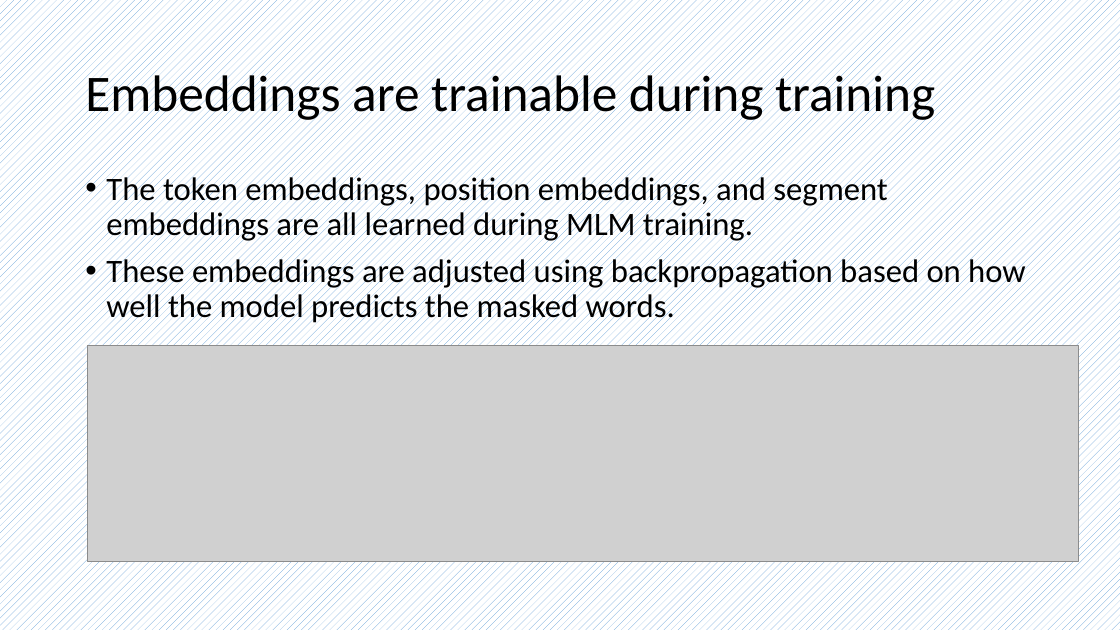
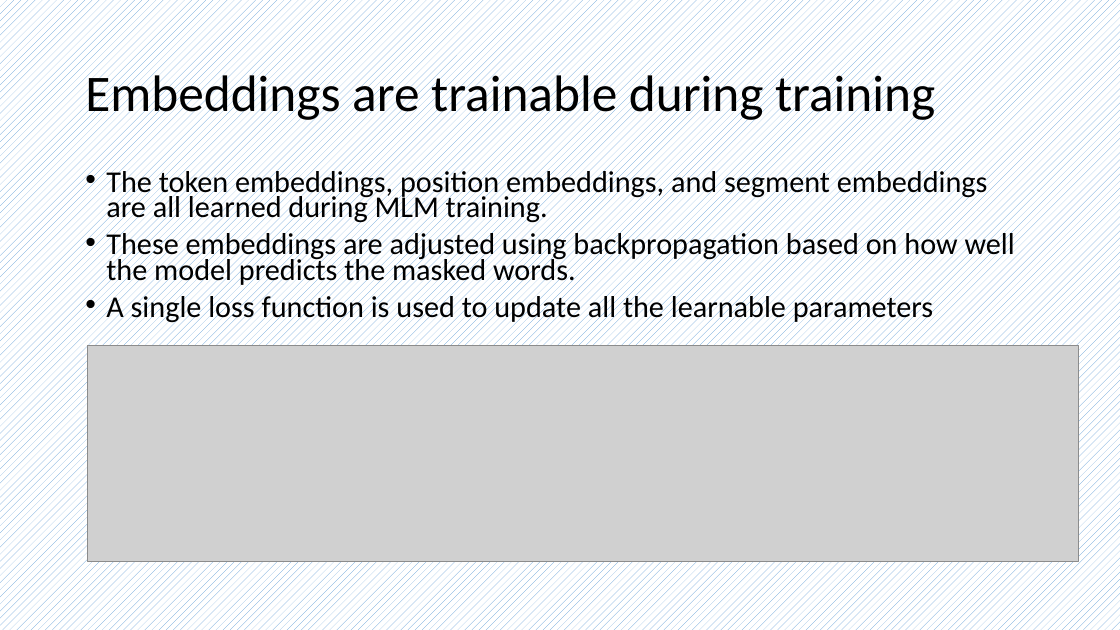
Before and after one commit to frankwxu/AI4DigitalForensics, a slide deck: slide 17 of lectures/10_word_embedding/0_word_embedding.pptx. Drawn at 1120x630 pixels with LibreOffice and Linux fonts; fonts in the diff are those of the drawing; grey boxes stand for pictures; background and template pictures are left out. Boxes give left, top, right and bottom in pixels: in the first picture for what was removed or moved away, otherwise in the second. Text is boxed around its words. In the diff, an @@ line names an element or a change of style, - is before the commit and + after.

```diff
--- a/lectures/10_word_embedding/0_word_embedding.pptx
+++ b/lectures/10_word_embedding/0_word_embedding.pptx
@@ text at [106, 166, 1015, 287]: size 28 to 25.9 pt in "The token embeddings, position embeddings, and segment ...", "These embeddings are adjusted using backpropagation based ..."; line spacing 0.9 to 0.7 @@
@@ text at [106, 291, 933, 324]: paragraph added @@
+• A single loss function is used to update all the learnable parameters
```
Also in this commit, not shown: 3 other slides changed, 1 slide added, 1 slide removed, 9 other files.
